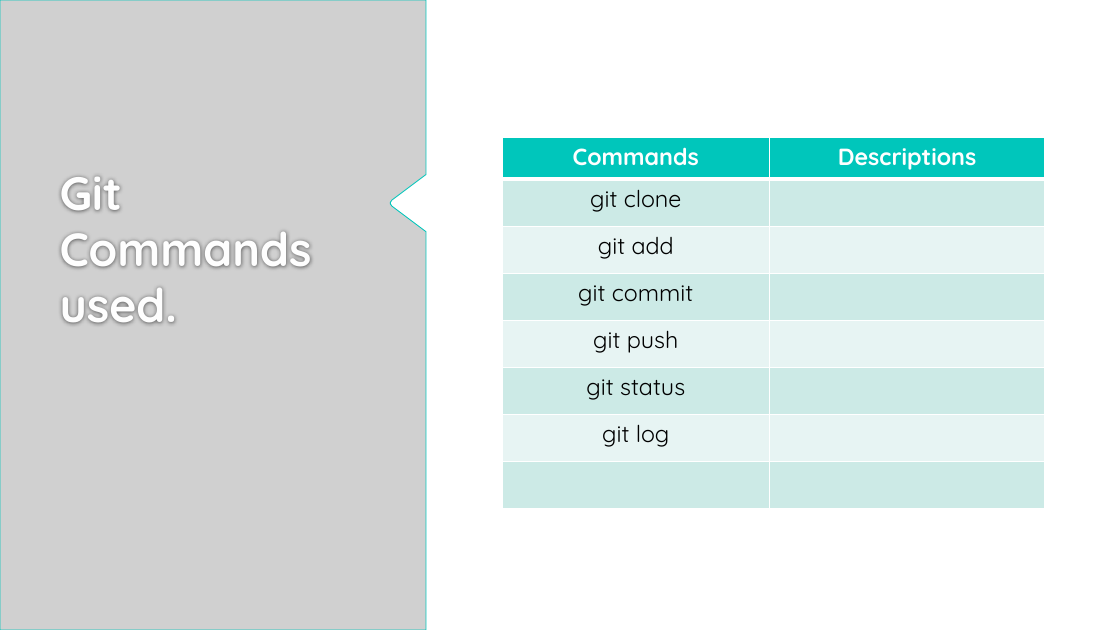
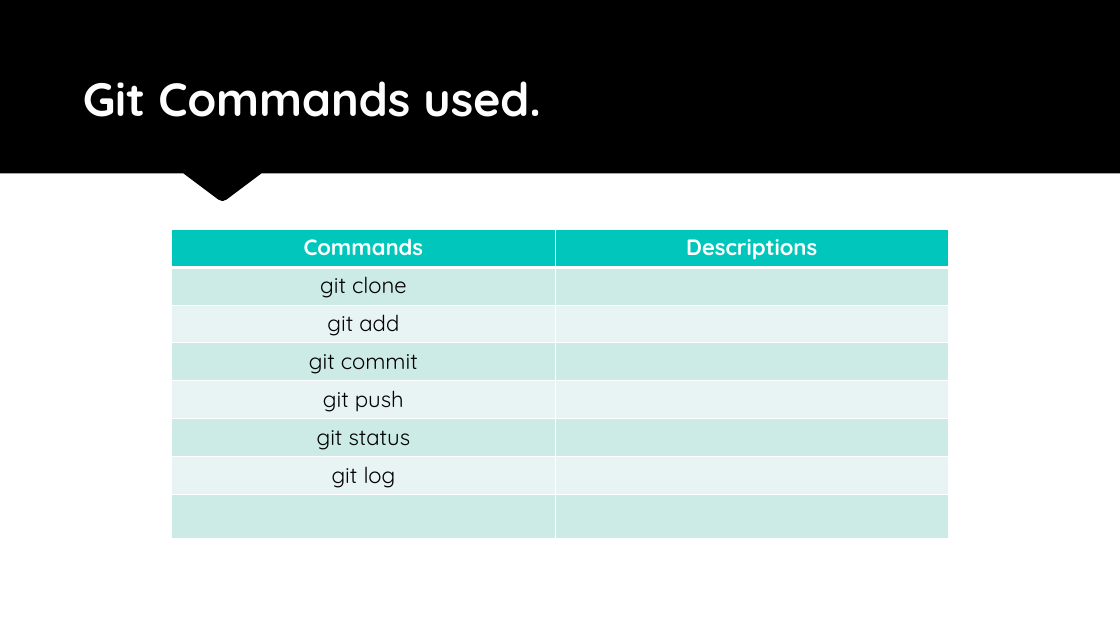
Before and after one commit to UWIComputingSociety-sta/UWICS_GitHub_Intro, a slide deck: slide 17 of UWICS_Git.pptx (slide 16 before the commit). Drawn at 1120x630 pixels with LibreOffice and Linux fonts; fonts in the diff are those of the drawing; grey boxes stand for pictures; background and template pictures are left out. Boxes give left, top, right and bottom in pixels: in the first picture for what was removed or moved away, otherwise in the second. Text is boxed around its words. In the diff, an @@ line names an element or a change of style, - is before the commit and + after.

```diff
--- a/UWICS_Git.pptx
+++ b/UWICS_Git.pptx
@@ picture removed at [0,0,426,630] @@
@@ freeform shape added at [0,0,1120,201], fill #000000 @@
@@ title "Git Commands used.": place and size @@
-title "Git Commands used." at [60,177,312,324]
+title "Git Commands used." at [83,81,541,117]
@@ title "Git Commands used." at [83,81,541,117]: vertical alignment top to bottom @@
@@ table at [171,229,948,539] @@
@@ size 20 to 19 pt @@
@@ table: place and size @@
-table at [502,138,1045,508]
+table at [171,229,948,539]
```
Also in this commit, not shown: 11 other slides changed, 2 slides added.
